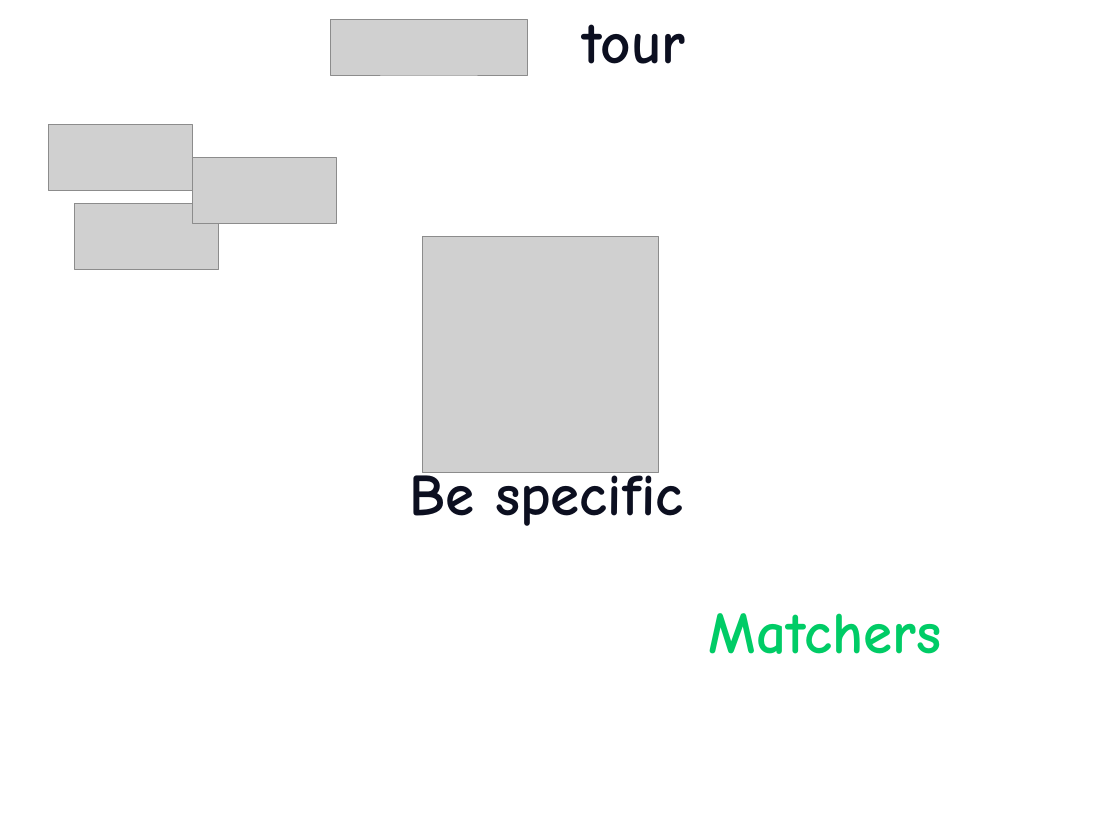
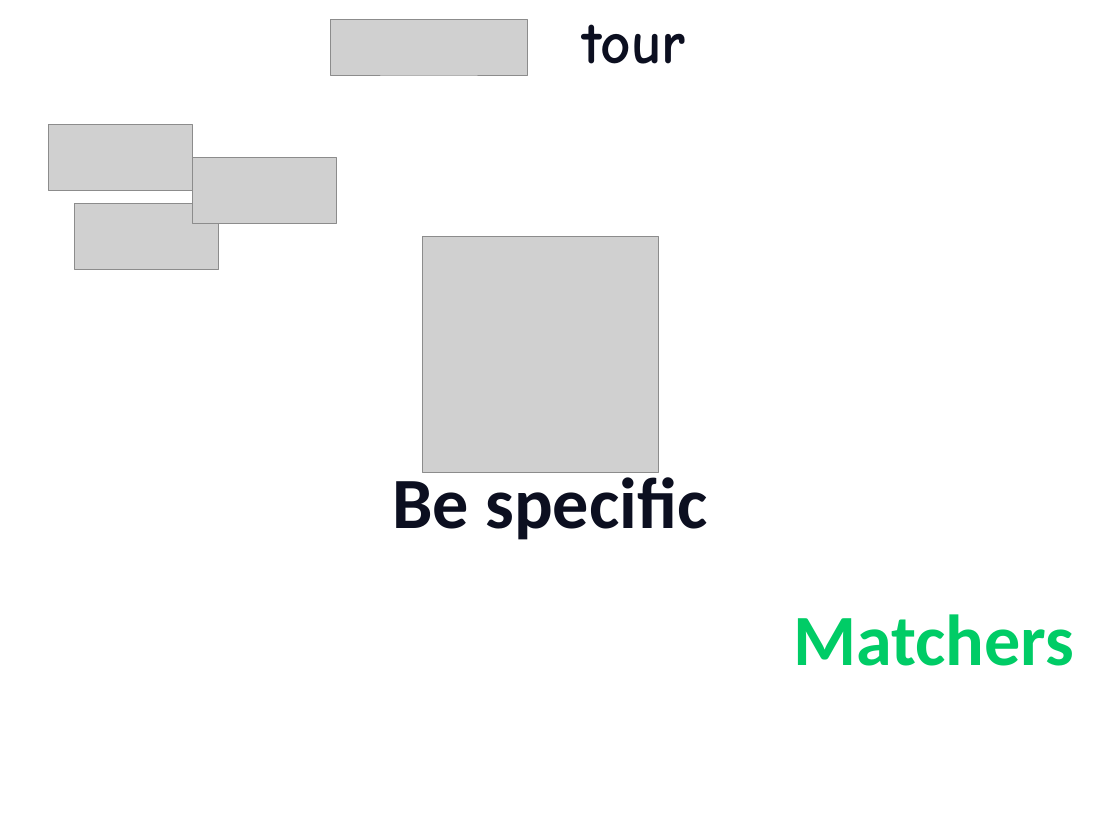
Before and after one commit to etorreborre/oscon-2010, a slide deck: slide 13 of src/main/resources/oscon_2010_specs.pptx. Drawn at 1120x840 pixels with LibreOffice and Linux fonts; fonts in the diff are those of the drawing; grey boxes stand for pictures; background and template pictures are left out. Boxes give left, top, right and bottom in pixels: in the first picture for what was removed or moved away, otherwise in the second. Text is boxed around its words. In the diff, an @@ line names an element or a change of style, - is before the commit and + after.

```diff
--- a/src/main/resources/oscon_2010_specs.pptx
+++ b/src/main/resources/oscon_2010_specs.pptx
@@ text "Be specific": place and size @@
-text "Be specific" at (409, 465, 683, 526)
+text "Be specific" at (393, 468, 708, 540)
@@ text "Be specific" at (393, 468, 708, 540): size 54 to 66 pt, font Comic Neue to Calibri @@
@@ text "Matchers": place and size @@
-text "Matchers" at (709, 613, 941, 654)
+text "Matchers" at (793, 614, 1074, 666)
@@ text "Matchers" at (793, 614, 1074, 666): size 54 to 66 pt, font Comic Neue to Calibri; alignment left to right @@
```
Also in this commit, not shown: 37 other slides changed, 3 slides added, 1 slide removed.
